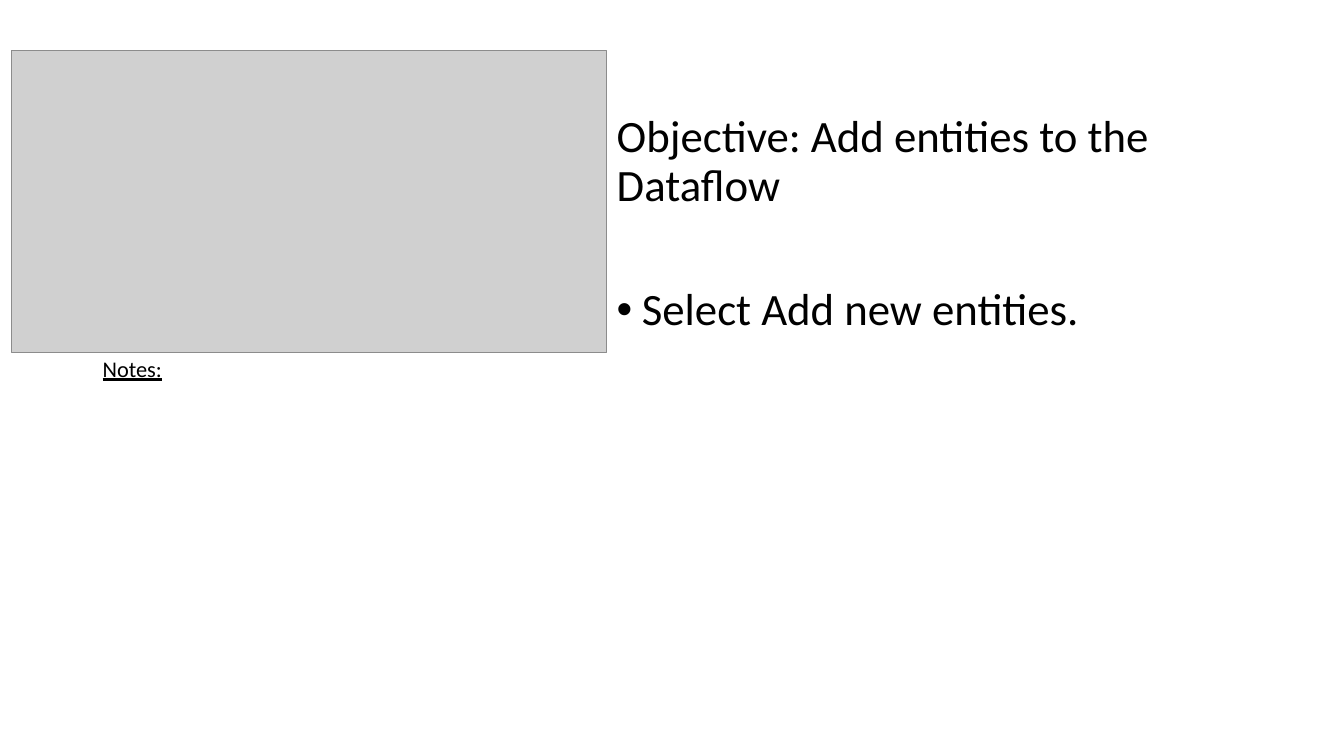
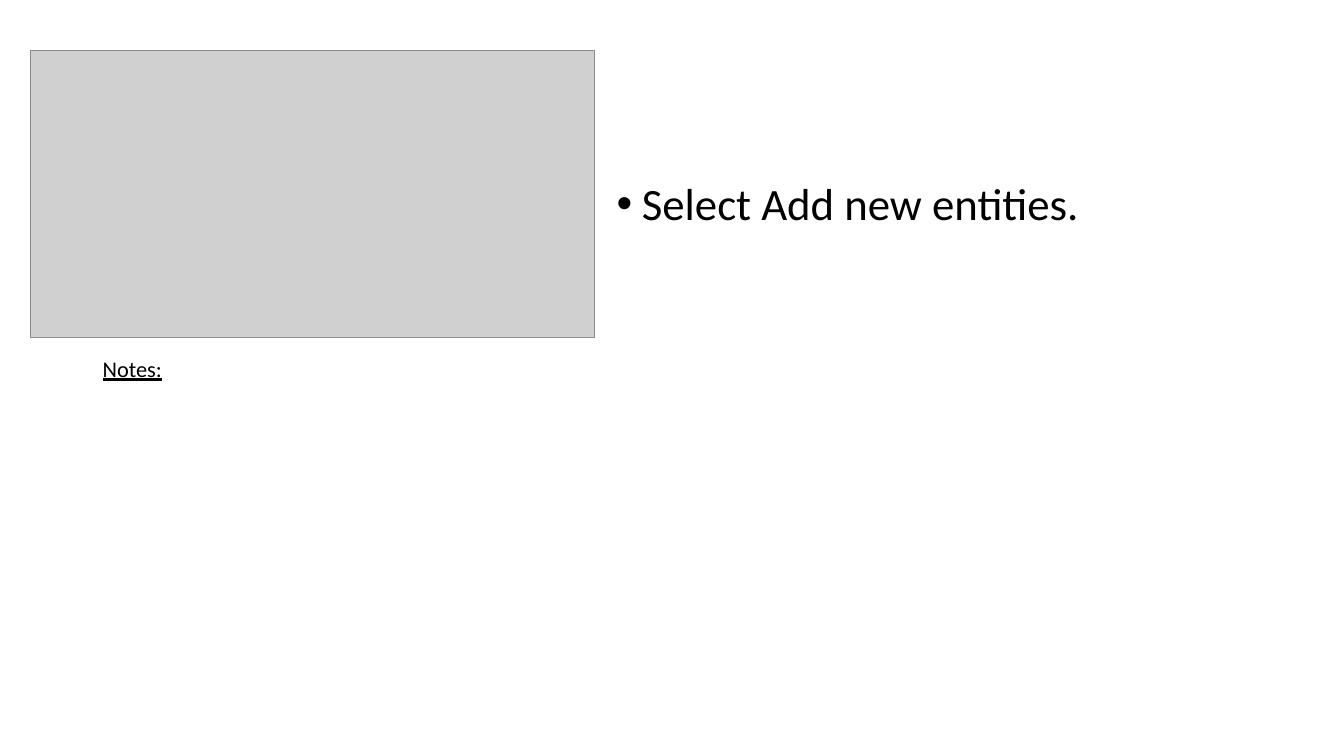
Before and after one commit to aphilip94/bootcamp, a slide deck: slide 6 of AutoML Lab manual.pptx. Drawn at 1344x756 pixels with LibreOffice and Linux fonts; fonts in the diff are those of the drawing; grey boxes stand for pictures. Boxes give left, top, right and bottom in pixels: in the first picture for what was removed or moved away, otherwise in the second. Text is boxed around its words. In the diff, an @@ line names an element or a change of style, - is before the commit and + after.

```diff
--- a/AutoML Lab manual.pptx
+++ b/AutoML Lab manual.pptx
@@ picture: place and size @@
-picture at [12, 50, 607, 353]
+picture at [30, 50, 595, 338]
@@ text at [617, 121, 1149, 202]: paragraph removed @@
-Objective: Add entities to the Dataflow
```
Also in this commit, not shown: 18 other slides changed.
